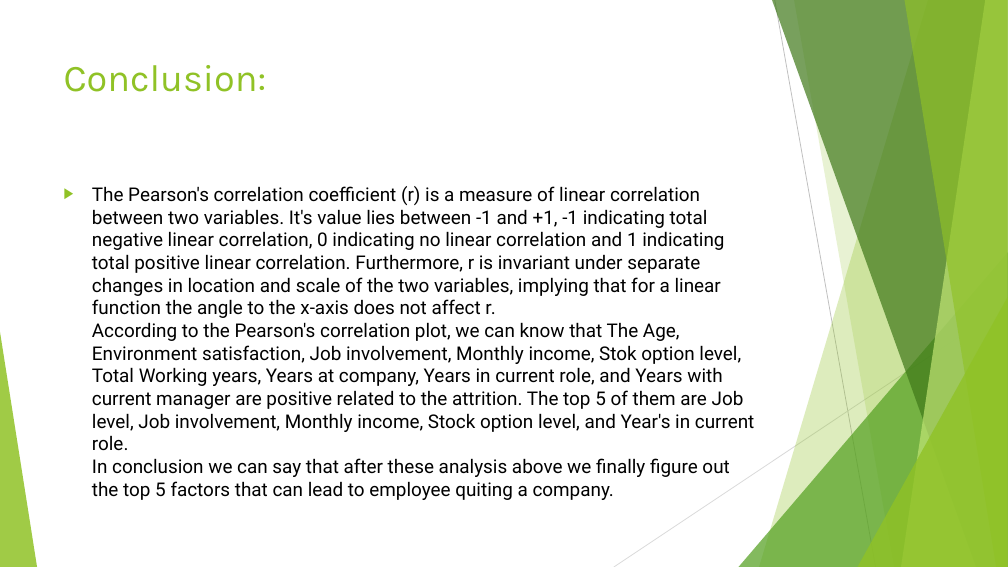
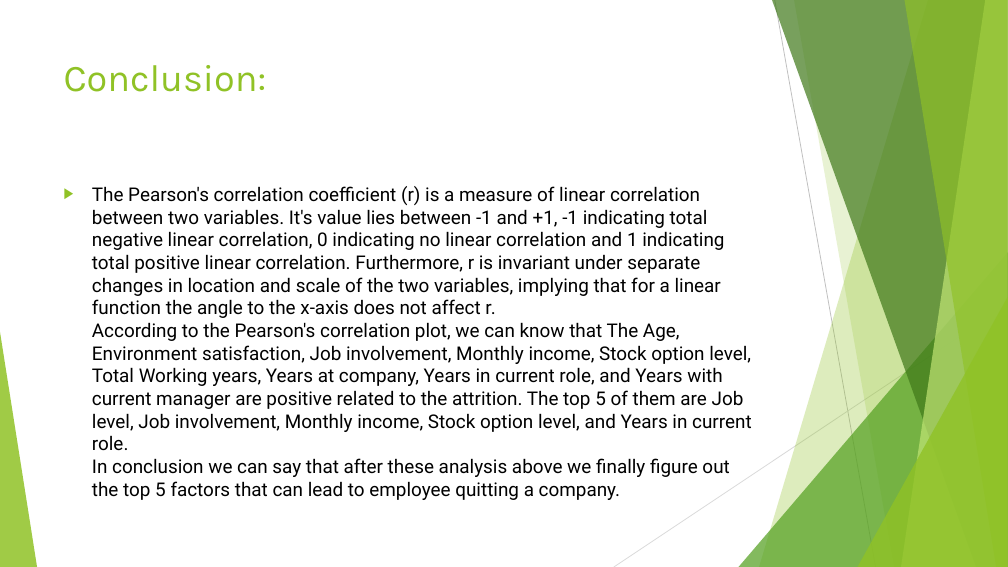
Before and after one commit to Destiny-G1997/AIM-5001, a slide deck: slide 15 of Final project Data/Final Project Presentation.pptx. Drawn at 1008x567 pixels with LibreOffice and Linux fonts; fonts in the diff are those of the drawing. Boxes give left, top, right and bottom in pixels: in the first picture for what was removed or moved away, otherwise in the second. Text is boxed around its words. In the diff, an @@ line names an element or a change of style, - is before the commit and + after.

```diff
--- a/Final project Data/Final Project Presentation.pptx
+++ b/Final project Data/Final Project Presentation.pptx
@@ text at (x1=92, y1=186, x2=752, y2=500): text changed @@
-▶ The Pearson's correlation coefficient (r) is a measure of linear correlation between two variables. It's value lies between -1 and +1, -1 indicating total negative linear correlation, 0 indicating no linear correlation and 1 indicating total positive linear correlation. Furthermore, r is invariant under separate changes in location and scale of the two variables, implying that for a linear function the angle to the x-axis does not affect r.
-  According to the Pearson's correlation plot, we can know that The Age, Environment satisfaction, Job involvement, Monthly income, Stok option level, Total Working years, Years at company, Years in current role, and Years with current manager are positive related to the attrition. The top 5 of them are Job level, Job involvement, Monthly income, Stock option level, and Year's in current role.
-  In conclusion we can say that after these analysis above we finally figure out the top 5 factors that can lead to employee quiting a company.
+▶ The Pearson's correlation coefficient (r) is a measure of linear correlation between two variables. It's value lies between -1 and +1, -1 indicating total negative linear correlation, 0 indicating no linear correlation and 1 indicating total positive linear correlation. Furthermore, r is invariant under separate changes in location and scale of the two variables, implying that for a linear function the angle to the x-axis does not affect r.
+  According to the Pearson's correlation plot, we can know that The Age, Environment satisfaction, Job involvement, Monthly income, Stock option level, Total Working years, Years at company, Years in current role, and Years with current manager are positive related to the attrition. The top 5 of them are Job level, Job involvement, Monthly income, Stock option level, and Years in current role.
+  In conclusion we can say that after these analysis above we finally figure out the top 5 factors that can lead to employee quitting a company.
```
Also in this commit, not shown: 3 other slides changed.
